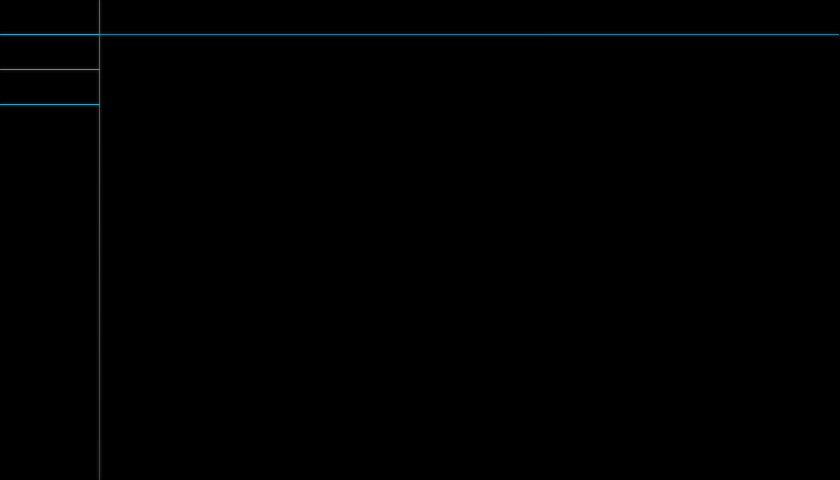
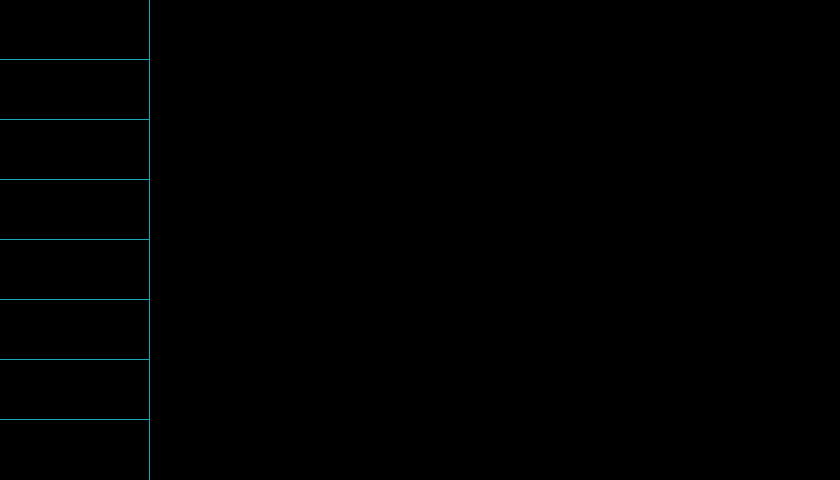
Before/after of a 840 x 480 layered artwork. What changed in the layer stack:
removed layer "Divide" over [0, 0, 839, 480]
added layer "HorzDiv" above "VerDiv" over [0, 59, 150, 420]
added layer "VerDiv" above "Color Fill 1" over [149, 0, 150, 480]
